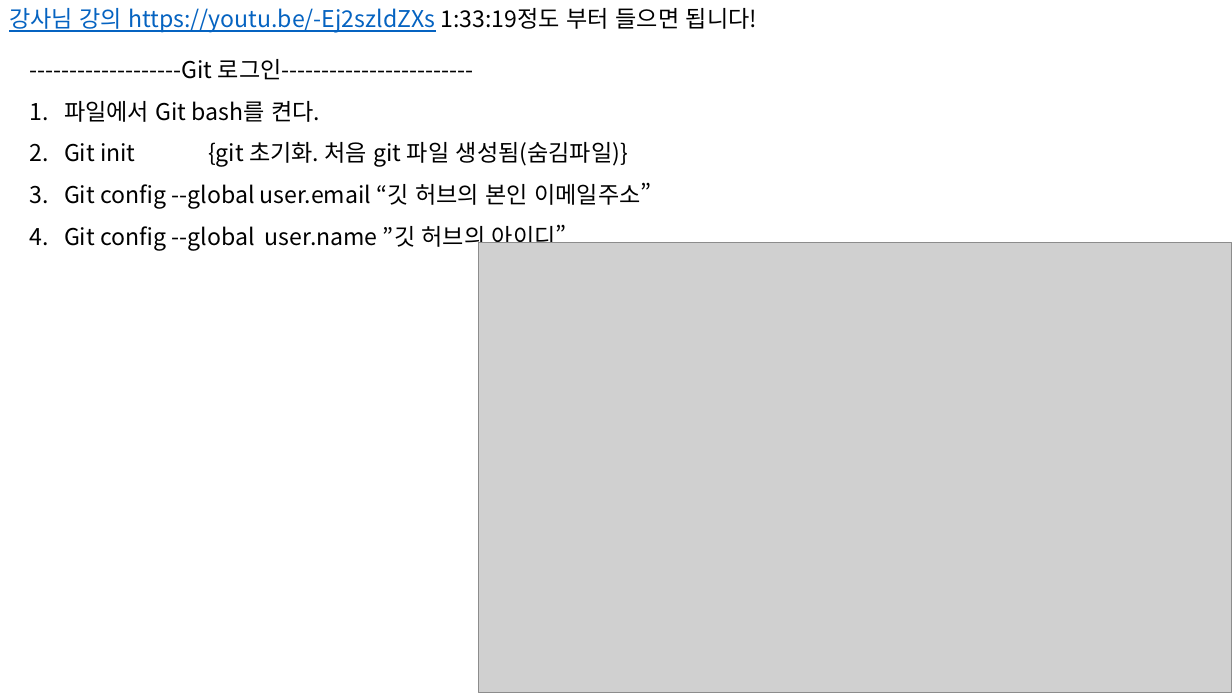
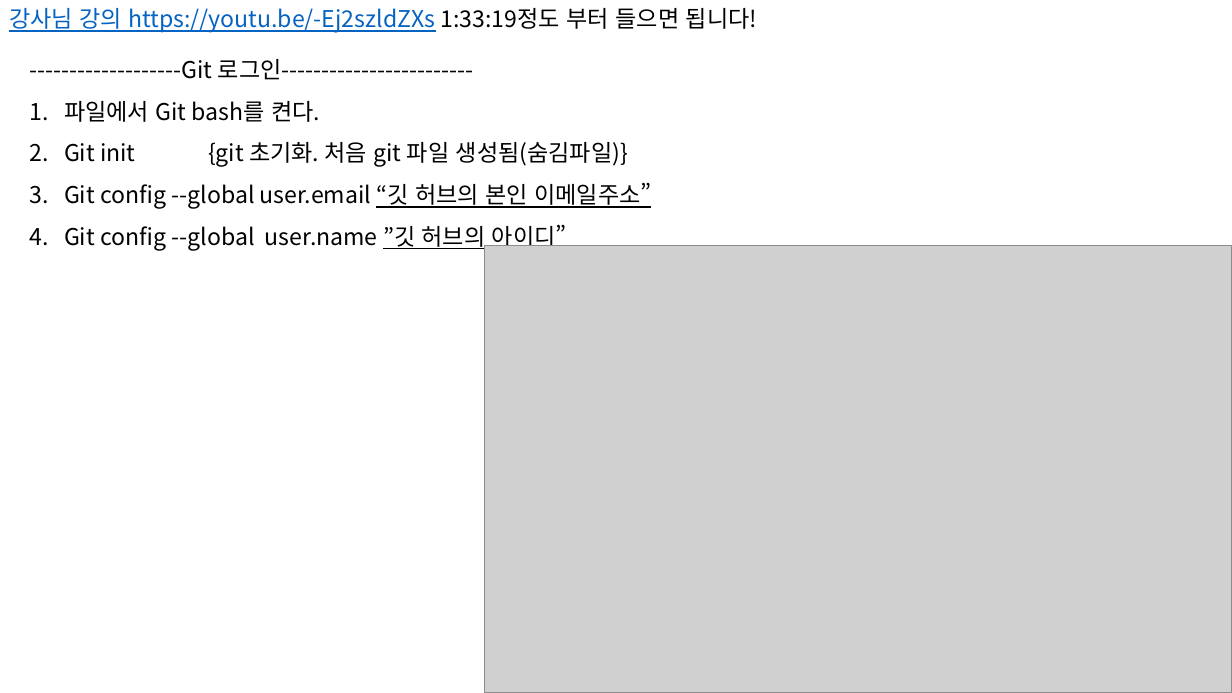
Before and after one commit to yunju94/know, a slide deck: slide 30 of know.pptx. Drawn at 1232x693 pixels with LibreOffice and Linux fonts; fonts in the diff are those of the drawing; grey boxes stand for pictures. Boxes give left, top, right and bottom in pixels: in the first picture for what was removed or moved away, otherwise in the second. Text is boxed around its words. In the diff, an @@ line names an element or a change of style, - is before the commit and + after.

```diff
--- a/know.pptx
+++ b/know.pptx
@@ text at <box>64,182,651,250</box>: underline on in "“깃 허브의 본인 이메일주소”", "”깃 허브의 아이디”" @@
@@ picture: place and size @@
-picture at <box>479,242,1232,693</box>
+picture at <box>484,246,1232,693</box>
```
Also in this commit, not shown: 1 other slide changed, 3 slides added, 1 slide removed.
